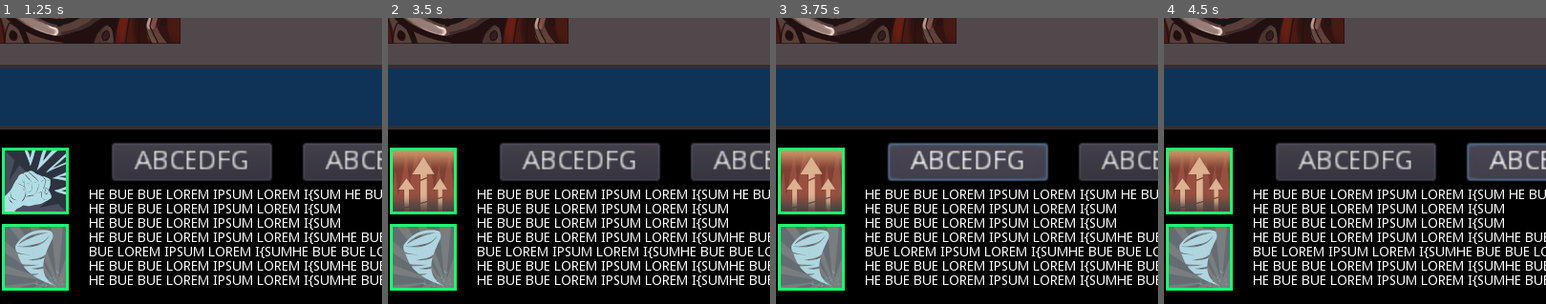
Above: before the commit, frames 1-4 (left to right).
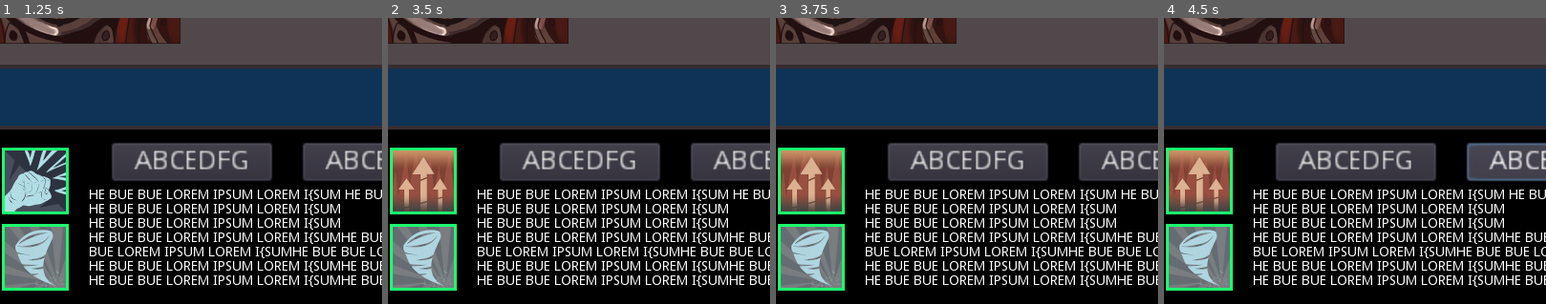
Above: after the commit, the same moments.

Repository: ktosox/Godot_Wild_06_2020
Game: Godot game, scene res://Battle/Battle_View.tscn
The game is run twice, just before and just after one commit, with the same random seed, the same clock (stepped at 60 frames per second) and the same inputs. This scene is started directly instead of the project's main scene.
Inputs (mouse positions are % of the whole screen's width and height, from its top left):
- Up to frame 1 (1.25 s): click (7, 77) at 0.5 s
- Up to frame 2 (3.5 s): click (17, 77) at 1.25 s; click (7, 91) at 2 s; click (17, 91) at 2.75 s
- Up to frame 3 (3.75 s): click "ABCEDFG" at 3.5 s
- Up to frame 4 (4.5 s): click "ABCEDFG" at 4.25 s
The pictures show only the part of the screen within x 12-62%, y 49-99%; the shares and areas given below are measured in that part.

Frames 1-2 are identical in both runs. In frame 3, 0.9% of the frame differs, in the area x 29-72%, y 43-57%; in frame 4, nothing differs.

Commit message:
added colos for types

Diff:
--- a/Game/Battle/Battle_View.tscn
+++ b/Game/Battle/Battle_View.tscn
@@ -152,15 +152,6 @@
 -thrhrh"
 bttnID = 4
 
-[node name="ButtonBlocker" type="Control" parent="VBoxContainer/ButtonSpace"]
-visible = false
-margin_top = -2.0
-margin_right = 800.0
-margin_bottom = 190.0
-__meta__ = {
-"_edit_use_anchors_": false
-}
-
 [node name="Button" type="Button" parent="VBoxContainer/ButtonSpace"]
 margin_left = 216.0
 margin_top = 14.0
@@ -190,6 +181,15 @@
 margin_bottom = 34.0
 rect_scale = Vector2( 2, 2 )
 text = "END FIGHT"
+__meta__ = {
+"_edit_use_anchors_": false
+}
+
+[node name="ButtonBlocker" type="Control" parent="VBoxContainer/ButtonSpace"]
+visible = false
+margin_top = -2.0
+margin_right = 800.0
+margin_bottom = 190.0
 __meta__ = {
 "_edit_use_anchors_": false
 }
--- a/Game/GameManager.gd
+++ b/Game/GameManager.gd
@@ -15,6 +15,9 @@
 
 var inBattle = false
 
+export var colorLogical = Color()
+export var colorEmotion = Color()
+export var colorLawful = Color()
 
 # Called when the node enters the scene tree for the first time.
 func _ready():
--- a/Game/GameManager.tscn
+++ b/Game/GameManager.tscn
@@ -5,3 +5,6 @@
 [node name="GameManager" type="Node"]
 pause_mode = 2
 script = ExtResource( 1 )
+colorLogical = Color( 0.196078, 0.592157, 0.854902, 1 )
+colorEmotion = Color( 1, 0.470588, 0, 1 )
+colorLawful = Color( 0.709804, 0.0313726, 0.85098, 1 )
